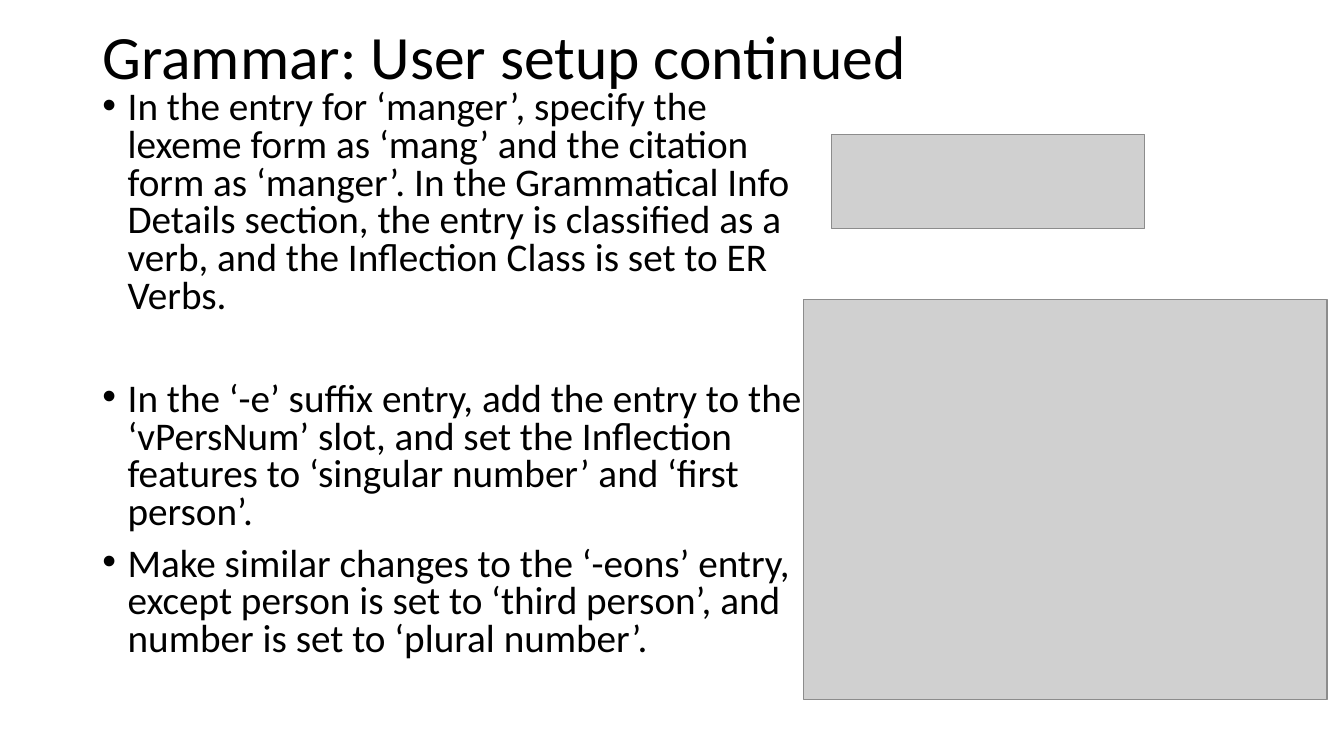
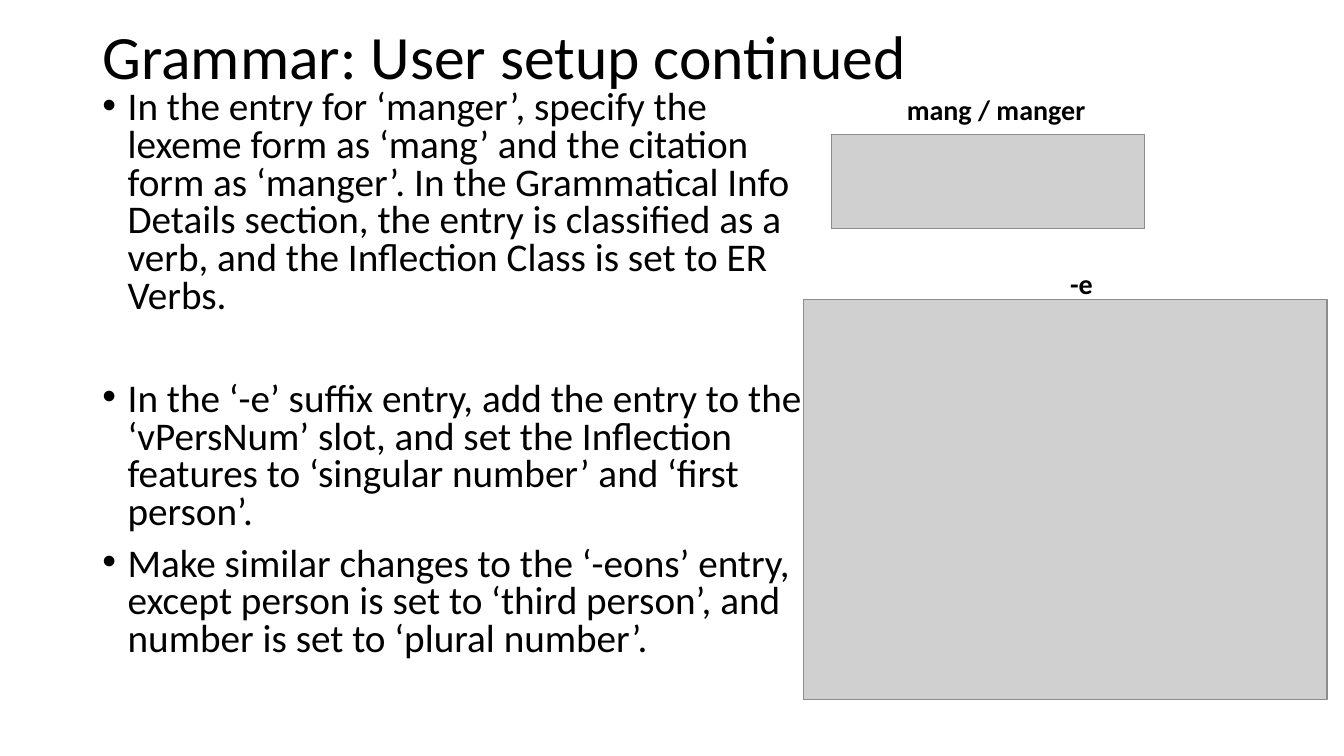
Before and after one commit to sillsdev/FwDocumentation, a slide deck: slide 6 of HelpResourcesSources/TechnicalNotes/FLEx 9.1 Conceptual Model - Grammar and interlinear model.pptx. Drawn at 1344x756 pixels with LibreOffice and Linux fonts; fonts in the diff are those of the drawing; grey boxes stand for pictures. Boxes give left, top, right and bottom in pixels: in the first picture for what was removed or moved away, otherwise in the second. Text is boxed around its words. In the diff, an @@ line names an element or a change of style, - is before the commit and + after.

```diff
--- a/HelpResourcesSources/TechnicalNotes/FLEx 9.1 Conceptual Model - Grammar and interlinear model.pptx
+++ b/HelpResourcesSources/TechnicalNotes/FLEx 9.1 Conceptual Model - Grammar and interlinear model.pptx
@@ text added at [907,106,1085,125], 20 pt, text #000000, bold @@
+mang / manger
@@ text added at [1070,280,1093,301], 20 pt, text #000000, bold @@
+-e
```
Also in this commit, not shown: 5 other slides changed, 5 other files.
